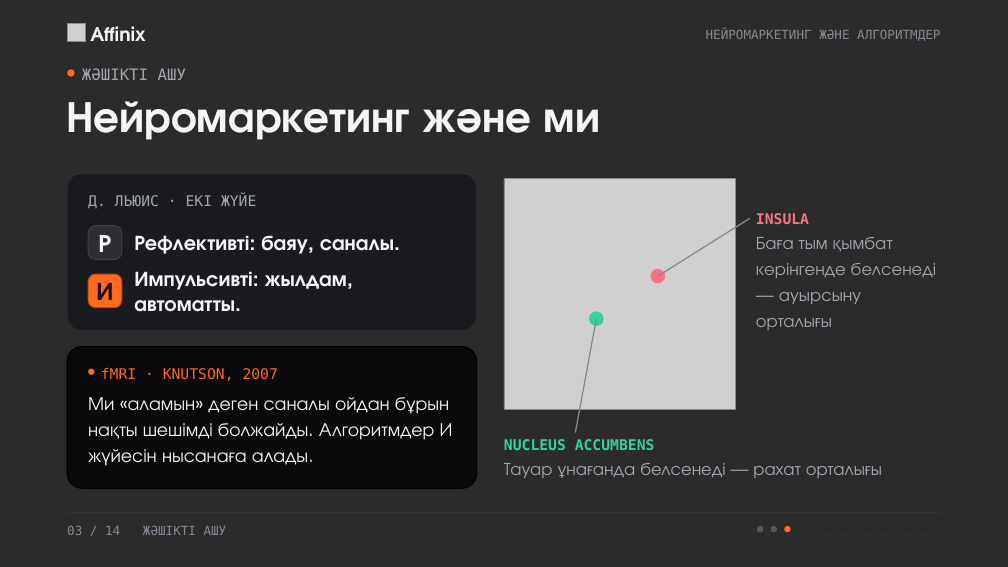
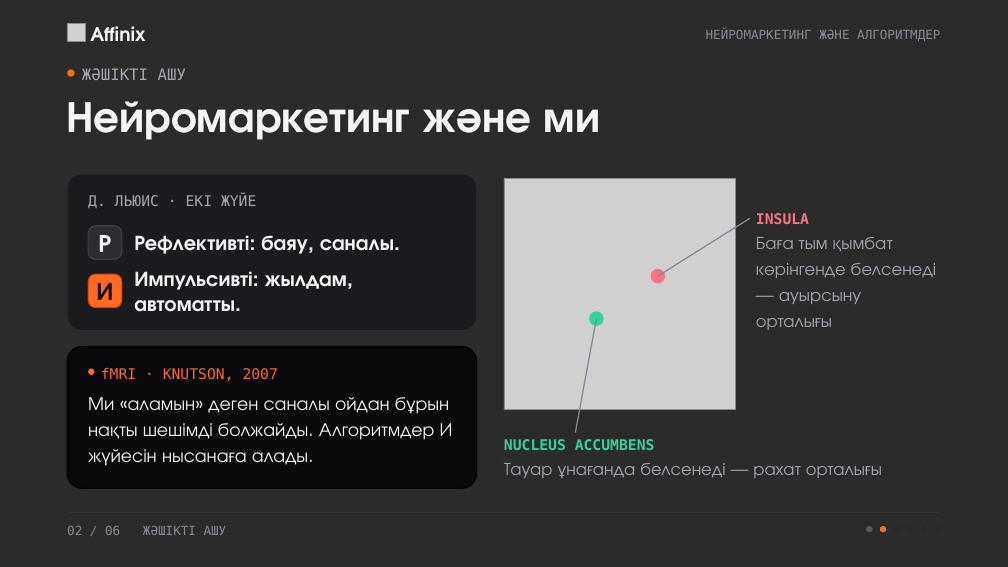
Before and after one commit to NUREKE178/affinix, a slide deck: slide 2 of presentation/neuromarketing/neuromarketing.pptx (slide 3 before the commit). Drawn at 1008x567 pixels with LibreOffice and Linux fonts; fonts in the diff are those of the drawing; grey boxes stand for pictures; background and template pictures are left out; a plain dark background stands for a picture behind light text. Boxes give left, top, right and bottom in pixels: in the first picture for what was removed or moved away, otherwise in the second. Text is boxed around its words. In the diff, an @@ line names an element or a change of style, - is before the commit and + after.

```diff
--- a/presentation/neuromarketing/neuromarketing.pptx
+++ b/presentation/neuromarketing/neuromarketing.pptx
@@ text at box(67, 526, 227, 535): text changed @@
-03 / 14 ЖӘШІКТІ АШУ
+02 / 06 ЖӘШІКТІ АШУ
@@ ellipse removed at box(757, 526, 763, 532) @@
@@ ellipse: place and size @@
-ellipse at box(771, 526, 777, 532)
+ellipse at box(867, 526, 873, 532)
@@ ellipse removed at box(867, 526, 873, 532) @@
@@ ellipse: place and size @@
-ellipse at box(785, 526, 791, 532)
+ellipse at box(880, 526, 886, 532)
@@ ellipse removed at box(880, 526, 886, 532) @@
```
Also in this commit, not shown: 12 other slides changed, 9 other files.
